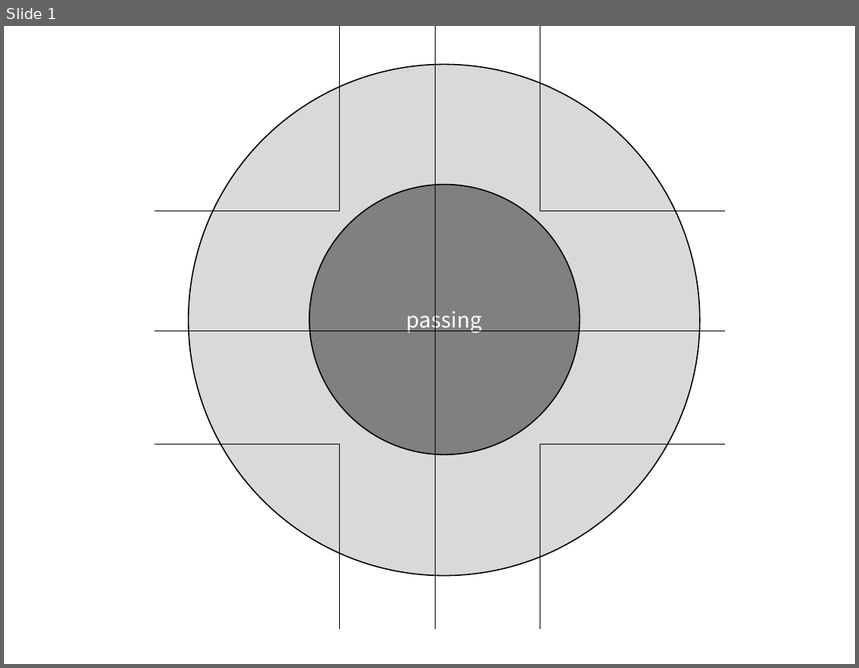
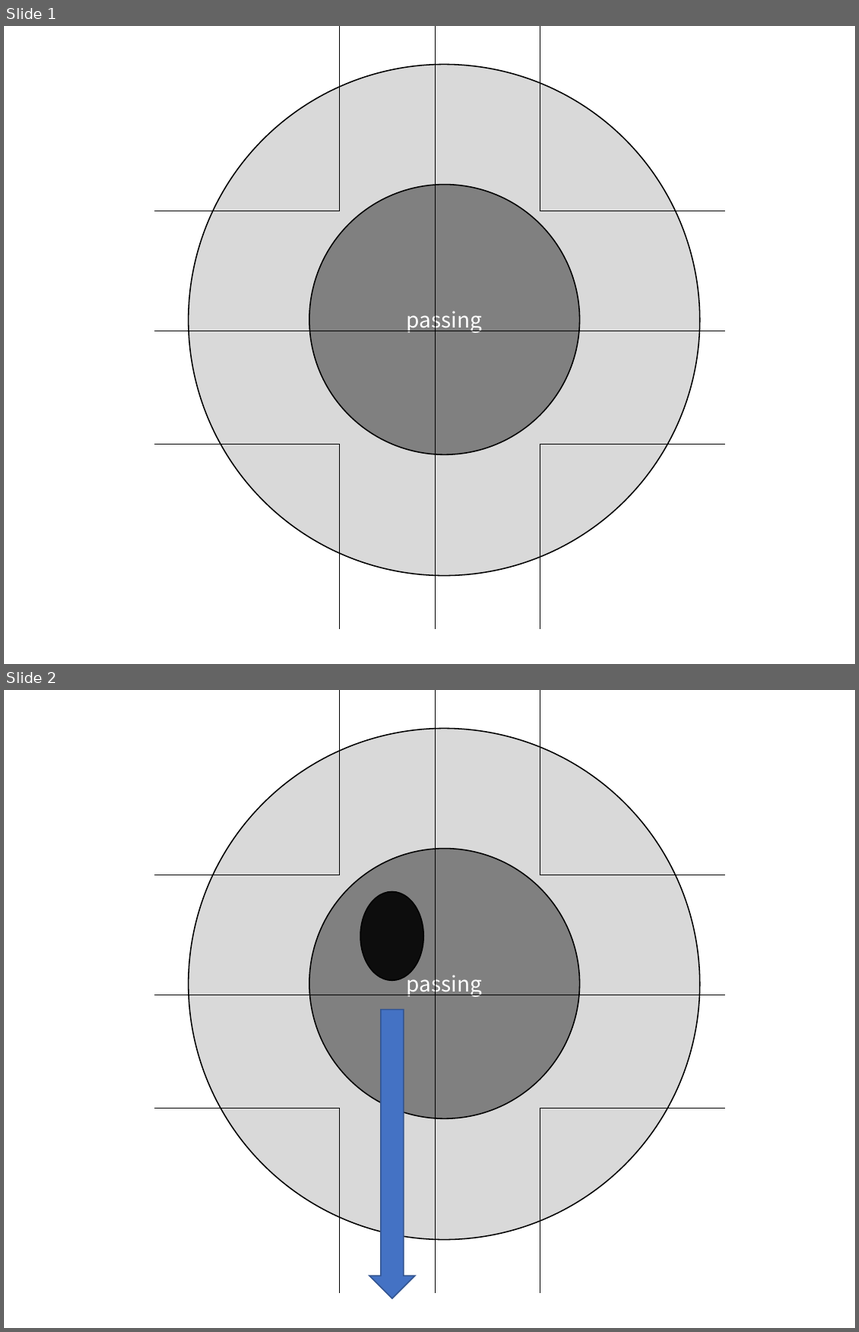
Before and after one commit to Sahara62/SSI2019, a slide deck: model.pptx. Shown one above the other, each under a label of ours: slide 1 before the commit, slides 1 and 2 after it. The pictures are 859x668 and 859x1332 pixels, drawn with LibreOffice and Linux fonts; fonts in the diff are those of the drawing. Boxes give left, top, right and bottom in pixels: in the first picture for what was removed or moved away, otherwise in the second. Text is boxed around its words. In the diff, an @@ line names an element or a change of style, - is before the commit and + after.

```diff
--- a/model.pptx
+++ b/model.pptx
@@ slide 2 added at (4, 690, 855, 1328), background #FFFFFF @@
@@ line added from (339, 690) to (339, 875), #000000 0.5 pt @@
@@ line added from (436, 690) to (436, 1293), #000000 0.5 pt @@
@@ line added from (539, 690) to (539, 875), #000000 0.5 pt @@
@@ ellipse added at (189, 728, 700, 1240), fill #D9D9D9, outline #000000 1 pt, 18 pt, text #FFFFFF @@
+before
@@ ellipse added at (310, 848, 580, 1119), fill #808080, outline #000000 1 pt, 18 pt, text #FFFFFF @@
+passing
@@ line added from (154, 875) to (339, 875), #000000 0.5 pt @@
@@ ellipse added at (360, 891, 424, 980), fill #0D0D0D, outline #000000 1 pt @@
@@ line added from (539, 875) to (725, 875), #000000 0.5 pt @@
@@ line added from (154, 995) to (725, 995), #000000 0.5 pt @@
@@ down arrow added at (369, 1010, 414, 1300), fill #4472C4, outline #325491 1 pt @@
@@ line added from (154, 1108) to (339, 1108), #000000 0.5 pt @@
@@ line added from (339, 1108) to (339, 1293), #000000 0.5 pt @@
@@ line added from (539, 1108) to (539, 1293), #000000 0.5 pt @@
@@ line added from (539, 1108) to (725, 1108), #000000 0.5 pt @@
```
Also in this commit, not shown: 1 other slide added, 1 other file.
